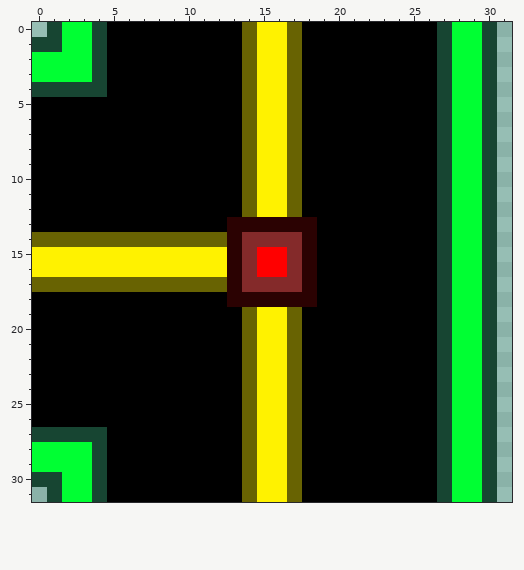
Two states of a pixel-art file, Sprites/Walls/Section_Wall_4.aseprite. The picture above was drawn from the file before the commit.
32x32 pixels, 1 frame.
New version:
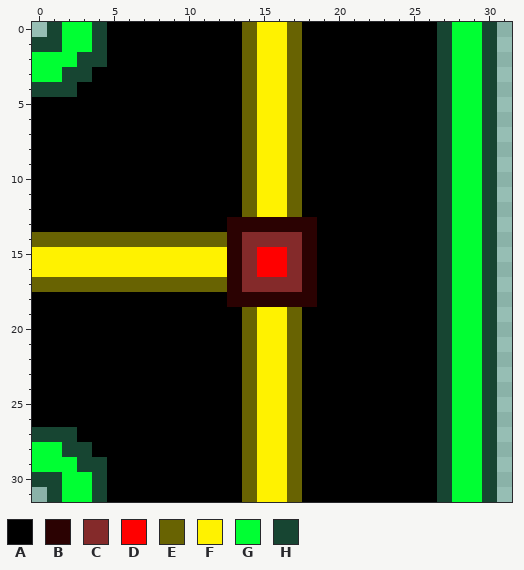
Palette (. is transparent): A #000000  B #2b0202  C #842a2a  D #ff0000  E #686302  F #fff200  G #00ff33  H #174532
Edits made:
The author changed colour H to colour A in row 3 at x 4; in row 4 at x 3 to 4; in row 27 at x 3 to 4; in row 28 at x 4.
The author changed colour G to colour H in row 2 at x 3; in row 3 at x 2 to 3; in row 28 at x 2 to 3; in row 29 at x 3.
